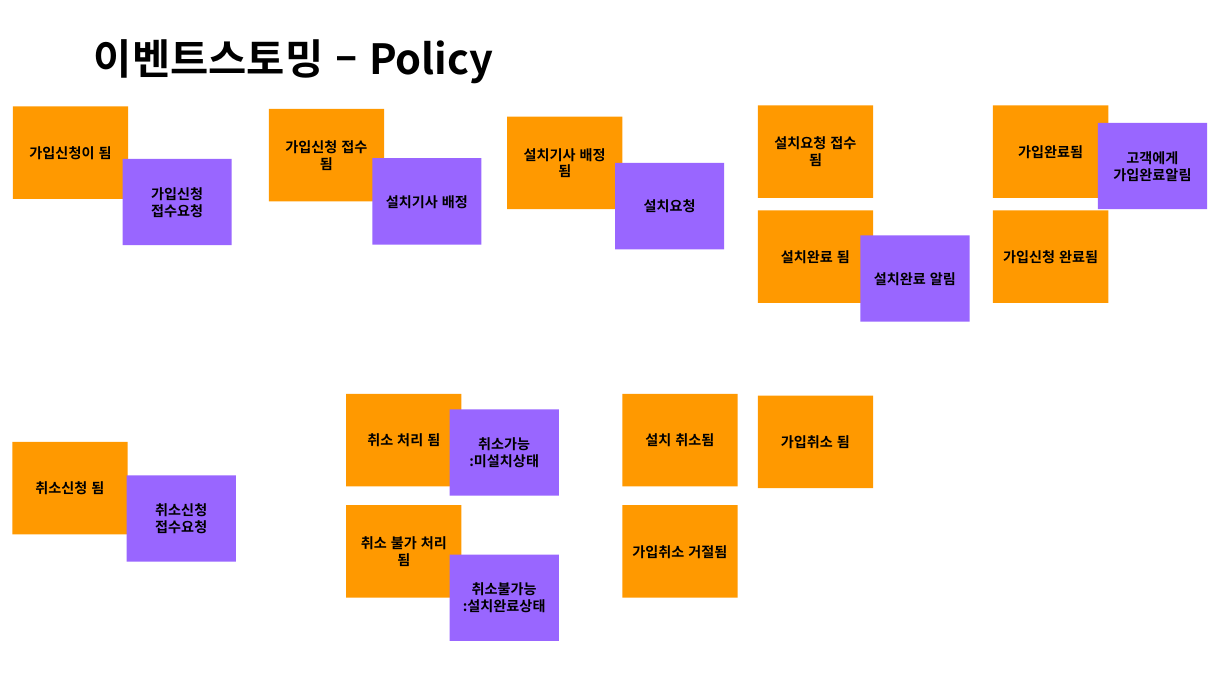
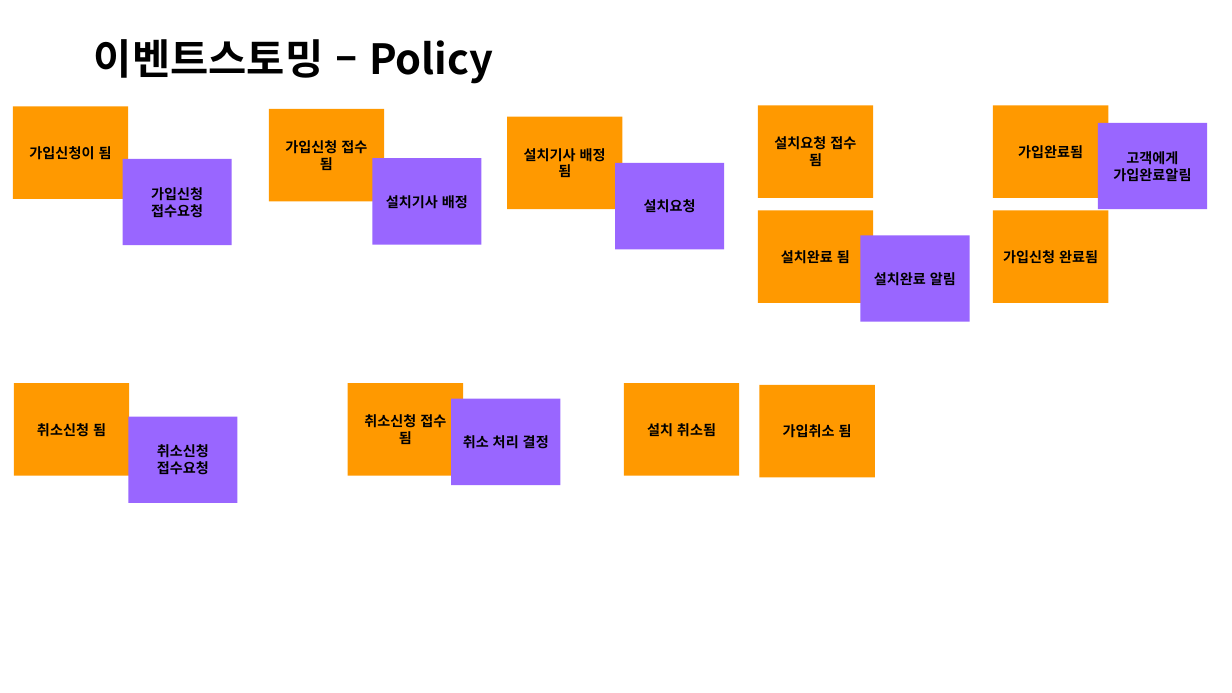
Before and after one commit to jisujin/ipTVShopProject, a slide deck: slide 9 of 실습프로젝트설계_ipTVShopProject.pptx. Drawn at 1232x693 pixels with LibreOffice and Linux fonts; fonts in the diff are those of the drawing. Boxes give left, top, right and bottom in pixels: in the first picture for what was removed or moved away, otherwise in the second. Text is boxed around its words. In the diff, an @@ line names an element or a change of style, - is before the commit and + after.

```diff
--- a/실습프로젝트설계_ipTVShopProject.pptx
+++ b/실습프로젝트설계_ipTVShopProject.pptx
@@ rectangle "취소신청 됨": place and size @@
-rectangle "취소신청 됨" at box(12, 442, 128, 534)
+rectangle "취소신청 됨" at box(14, 384, 129, 476)
@@ rectangle "취소신청 접수요청": place and size @@
-rectangle "취소신청 접수요청" at box(127, 475, 236, 561)
+rectangle "취소신청 접수요청" at box(128, 417, 238, 503)
@@ text in rectangle at box(364, 414, 446, 447): text changed @@
-취소 처리 됨
+취소신청 접수 됨
@@ 4 rectangles: place and size @@
-4 rectangles at box(347, 394, 873, 495)
+4 rectangles at box(348, 384, 875, 484)
@@ text in rectangle at box(463, 435, 549, 449): text changed @@
-취소가능
-:미설치상태
+취소 처리 결정
@@ rectangle removed at box(347, 506, 462, 598) @@
-취소 불가 처리 됨
@@ rectangle removed at box(623, 506, 738, 598) @@
-가입취소 거절됨
@@ rectangle removed at box(450, 555, 559, 640) @@
-취소불가능
-:설치완료상태
```
Also in this commit, not shown: 17 other slides changed, 2 slides removed.
